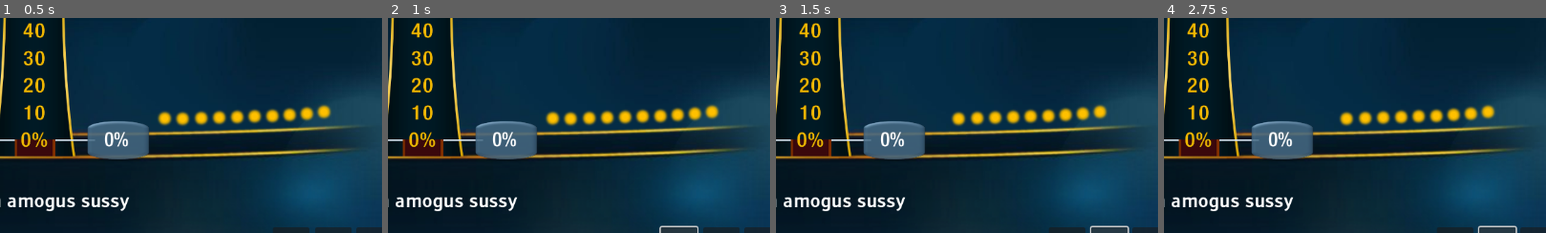
Above: before the commit, frames 1-4 (left to right).
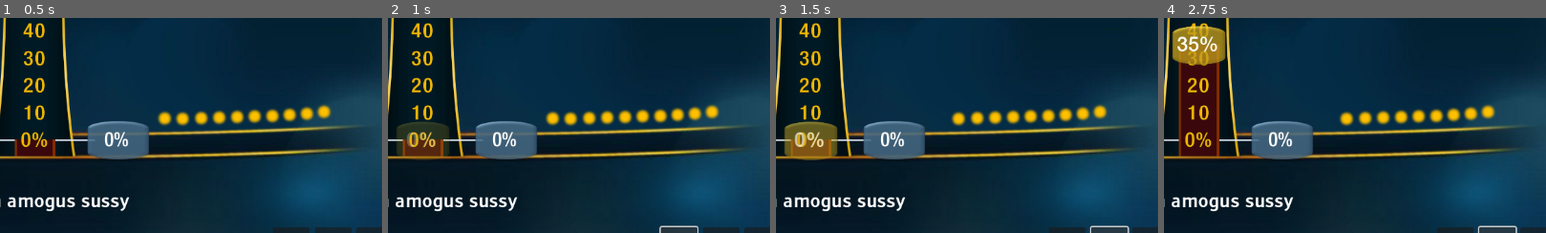
Above: after the commit, the same moments.

Repository: TerminalGoat232/power-of-10-redux
Game: Godot game, scene res://main.tscn
Same seed, same stepped clock (60 frames per second), same inputs: the game is played once before the commit and once after it.
Inputs:
- Up to frame 1 (0.5 s): no input
- Up to frame 2 (1 s): click "ans" at 0.5 s
- Up to frame 3 (1.5 s): click "start" at 1.25 s
- Up to frame 4 (2.75 s): click "start" at 2 s
The pictures show only the part of the screen within x 46-96%, y 43-93%; the shares and areas given below are measured in that part.

Frame 1 is identical in both runs. In frame 2, 1.9% of the frame differs, in the area x 2-17%, y 48-64%; in frame 3, 2.2%; in frame 4, 5.6%, in the area x 2-17%, y 3-57%.
Error in both runs: Invalid access to property or key 'ROUND_1' on a base object of type 'Nil'. (res://scripts/main.gd:24)

Commit message:
sfx for components, tick boxes, etc..

Diff:
--- a/scripts/main.gd
+++ b/scripts/main.gd
@@ -23,7 +23,11 @@
 var qna_dict = qna_info()
 var qna_round = [qna_dict["ROUND_1"],qna_dict["ROUND_2"]]
 
+@onready var timer_ticking_sound = $"../timer_ticking"
+@onready var main_anim = $main_anim
 signal dumb_sig
+var tts_stopped = 1
+@export var onShowResult = 0
 func _ready():
 	for x in range(0,4): rd_walk_til_answer.append(rng.randi_range(0,100))
 	rd_walk_til_answer.append(qna_round[round][question_n]["answer"])
@@ -39,11 +43,12 @@
 	var mismatch_p2 = abs(player2_percentage-qna_round[round][question_n]["answer"])
 	if mismatch_p1 < mismatch_p2:
 		utils.player_1_pts += 1
+		$tickboxes_cnt_1.get_child(utils.player_1_pts-1).show()
 		print("player 1 wins")
 	else:
 		utils.player_2_pts += 1
+		$tickboxes_cnt_2.get_child(utils.player_2_pts-1).show()
 		print("player 2 wins")
-
 func show_result():
 	var pos = utils.percentage_to_val(max_pos,orig_pos,rd_walk_til_answer[w_counted])
 	var perc = round(utils.val_to_percentage(max_pos,orig_pos,$panel_3.position.y)*100)
@@ -52,8 +57,10 @@
 	$panel_3/res_lbl.text = str(perc)+"%"
 	if (w_counted <= n_walk_til_awnser-1) and (perc == rd_walk_til_answer[w_counted]): w_counted+=1
 	elif (w_counted == n_walk_til_awnser) and (perc == qna_round[round][question_n]["answer"]):
-		decide_who_wins()
+
+		main_anim.play("tick_box_for_player")
 		question_n += 1
+		onShowResult = 0
 		set_process(!is_processing())
 
 
@@ -61,8 +68,16 @@
 	player1_percentage = $panel_1.playerX_percentage
 	player2_percentage = $panel_2.playerX_percentage
 	#print($panel_1/timer_1.time_left, " ", $panel_2/timer_2.time_left)
-	if $panel_1.locked and $panel_2.locked:
+	var both_player_locked = $panel_1.locked and $panel_2.locked
+	if both_player_locked:
+
+		if tts_stopped:
+			tts_stopped=0
+			timer_ticking_sound.play(10.0)
+
+	if onShowResult:
 		show_result()
+
 	if onNextAnswer:
 		resetPanels(delta)
 		$margin_que/question.text = qna_round[round][question_n]["question"]
@@ -71,8 +86,11 @@
 			onNextAnswer=0
 	if !$panel_1/timer_1.is_stopped():
 		$timer_panel.get_child(int(11-$panel_1/timer_1.time_left)).hide()
+
 	if !$panel_2/timer_2.is_stopped():
 		$timer_panel2.get_child(int(11-$panel_2/timer_2.time_left)).hide()
+func signal_per_sec():
+	pass
 func resetPanels(delta):
 
 	$panel_1.playerX_percentage = lerpf(player1_percentage,0.0,delta*3)
@@ -83,12 +101,16 @@
 	$panel_3/res_lbl.text = str(perc)+"%"
 	$panel_1/input_box_sprite_p1.texture = input_box_texture
 	$panel_2/input_box_sprite_p1.texture = input_box_texture
+	$timer_panel.show()
+	$timer_panel2.show()
 	for z in range(0,10):
 		$timer_panel.get_child(z).show()
 		$timer_panel2.get_child(z).show()
 func _on_next_pressed():
 	set_process(!is_processing())
 	onNextAnswer = 1
+	$panel_3/answer_box.hide()
+	$panel_3/res_lbl.hide()
 	if utils.player_1_pts == 3 or utils.player_2_pts == 3:
 		round = 1
 		question_n = 0
@@ -98,7 +120,13 @@
 	$panel_2.locked = 0
 	w_counted=0
 
+
 func _on_start_timer_pressed():
 
+	timer_ticking_sound.play()
 	$panel_1/timer_1.start()
 	$panel_2/timer_2.start()
+	tts_stopped = 1
+
+func _on_ans_pressed():
+	main_anim.play("answer_holding")
--- a/scripts/player.gd
+++ b/scripts/player.gd
@@ -10,9 +10,9 @@
 @export var keyDCR: Key
 @export var keyLOCK: Key
 @export var timer: Timer
-@onready var panel = $"."
-@onready var panel_label = panel.get_child(0)
-@onready var panel_label_sprite = panel.get_child(1)
+@export var timer_panel: Control
+@onready var panel_label = self.get_child(0)
+@onready var panel_label_sprite = self.get_child(1)
 var bottom_pos = utils.bottom_bar_pos_y
 var top_pos = utils.bottom_bar_pos_y
 #	$Secondarybar.scale.y = utils.percentage_to_val(0.52,0.03,perc)
@@ -24,11 +24,12 @@
 		if Input.is_key_pressed(keyINCR):playerX_percentage += 0.34
 		if Input.is_key_pressed(keyDCR): playerX_percentage -= 0.34
 		playerX_percentage = clamp(playerX_percentage,0,100)
-		panel.position.y = utils.percentage_to_val(30,440,playerX_percentage)
+		self.position.y = utils.percentage_to_val(30,440,playerX_percentage)
 		if Input.is_key_pressed(keyLOCK) or int(timer.time_left) == 1:
 			timer.stop()
 			panel_label_sprite.texture = load("res://assets/rightbox.png")
 			locked = 1
+			timer_panel.hide()
 
 func _on_start_timer_pressed():
 	pressed_start = !locked
